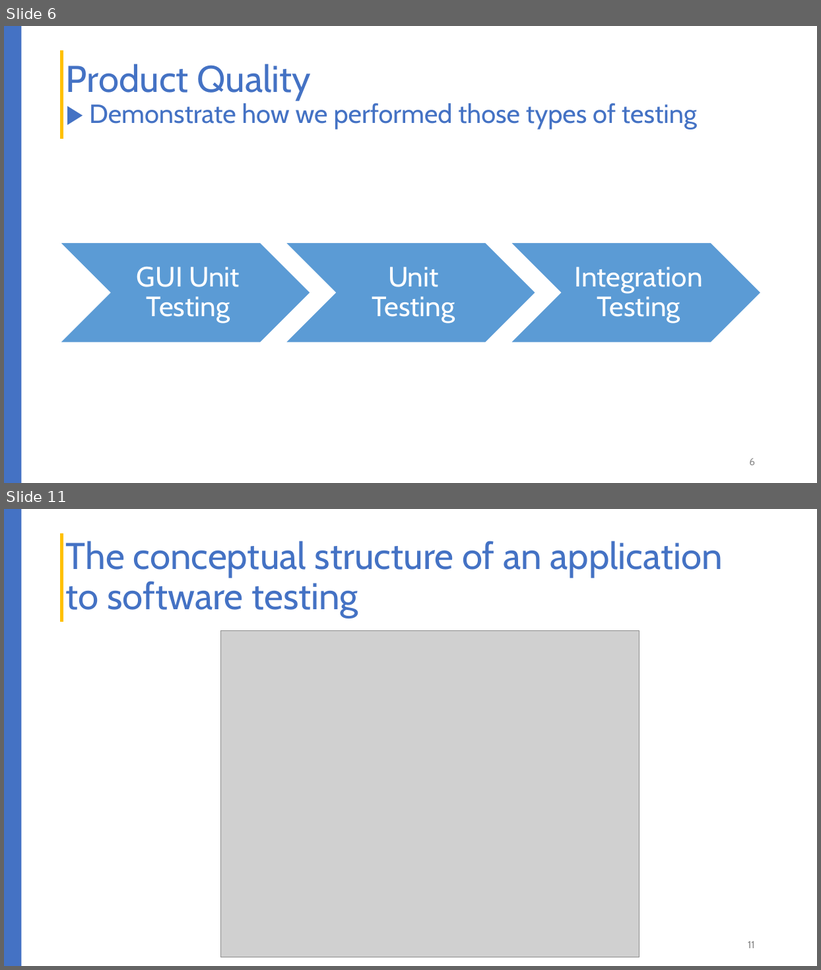
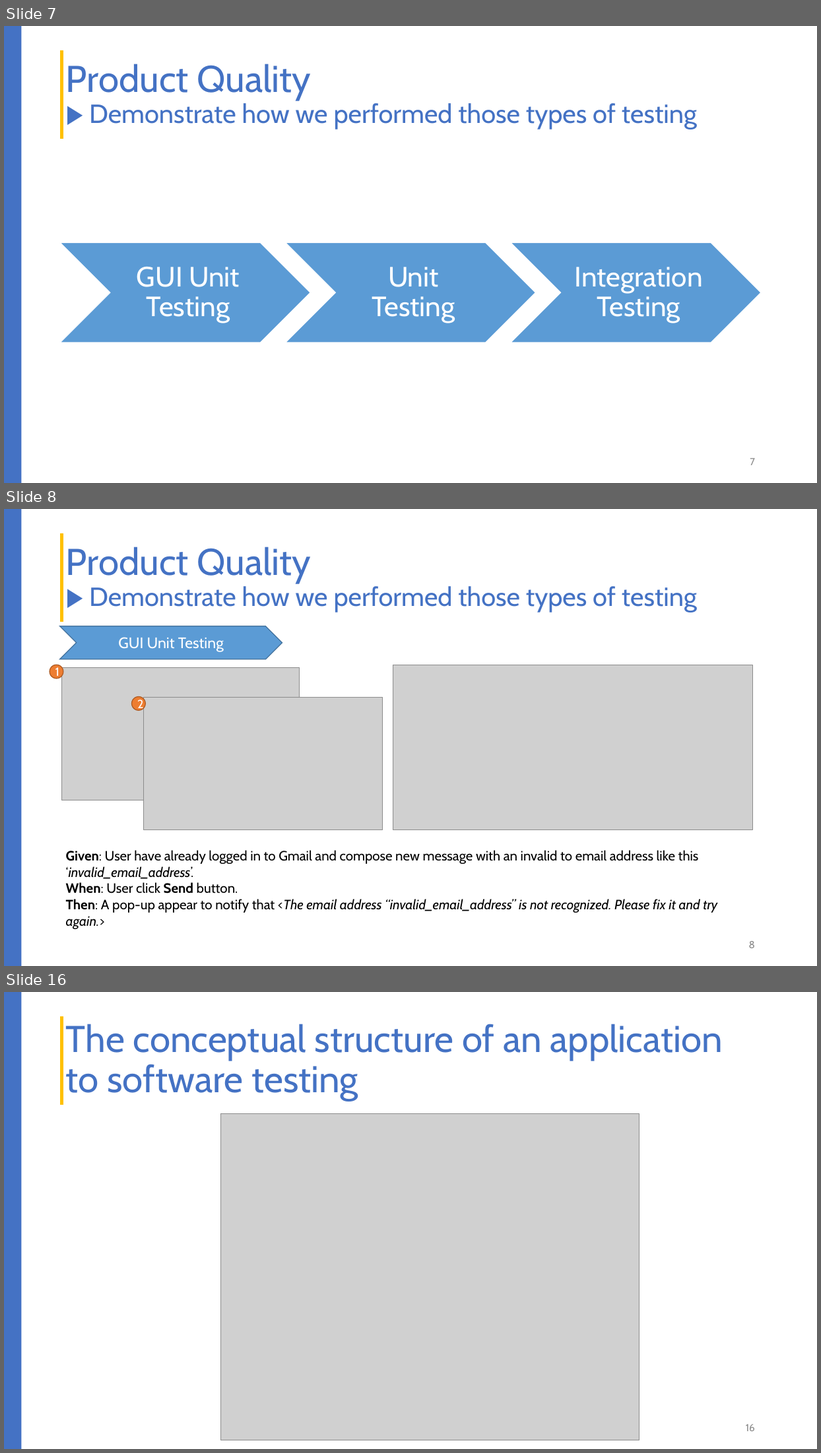
Before and after one commit to liepnguyen/Planru, a slide deck: Documents/Lessons Learned From Agile Quality Assurance In Scrum.pptx. Shown one above the other, each under a label of ours: slides 6 and 11 before the commit, slides 7, 8 and 16 after it; the slides between them are not shown. The pictures are 821x970 and 821x1453 pixels, drawn with LibreOffice and Linux fonts; fonts in the diff are those of the drawing; grey boxes stand for pictures. Boxes give left, top, right and bottom in pixels: in the first picture for what was removed or moved away, otherwise in the second. Text is boxed around its words. In the diff, an @@ line names an element or a change of style, - is before the commit and + after.

```diff
--- a/Documents/Lessons Learned From Agile Quality Assurance In Scrum.pptx
+++ b/Documents/Lessons Learned From Agile Quality Assurance In Scrum.pptx
@@ slide 8 added at (4, 509, 817, 966), background #FFFFFF; not listed: 2 template elements that a slide beside it also shows @@
@@ title added at (66, 547, 697, 612), 31 pt, text #4472C4 @@
+Product Quality
+▶ Demonstrate how we performed those types of testing
@@ chevron added at (60, 626, 283, 659), fill #5B9BD5, outline #43739E 1 pt, 18 pt, text #FFFFFF @@
+GUI Unit Testing
@@ ellipse added at (50, 665, 63, 679), fill #ED7D31, outline #AF5C24 1 pt, 14 pt, text #FFFFFF @@
+1
@@ picture added at (393, 665, 752, 830) @@
@@ picture added at (62, 667, 300, 801) @@
@@ ellipse added at (131, 697, 145, 710), fill #ED7D31, outline #AF5C24 1 pt, 14 pt, text #FFFFFF @@
+2
@@ picture added at (144, 698, 383, 830) @@
@@ text added at (66, 850, 717, 929), 16 pt, text #000000 @@
+Given: User have already logged in to Gmail and compose new message with an invalid to email address like this ‘invalid_email_address’.
+When: User click Send button.
+Then: A pop-up appear to notify that <The email address “invalid_email_address” is not recognized. Please fix it and try again.>
@@ page number added at (749, 941, 755, 949), 12 pt, text #8C8C8C @@
+8
@@ what was slide 6 is now slide 7 @@
@@ page number at (750, 458, 755, 466): text changed @@
-6
+7
@@ what was slide 11 is now slide 16 @@
@@ page number at (746, 1424, 755, 1432): text changed @@
-11
+16
```
Also in this commit, not shown: 4 slides changed, 5 other slides added, 1 slide removed.
